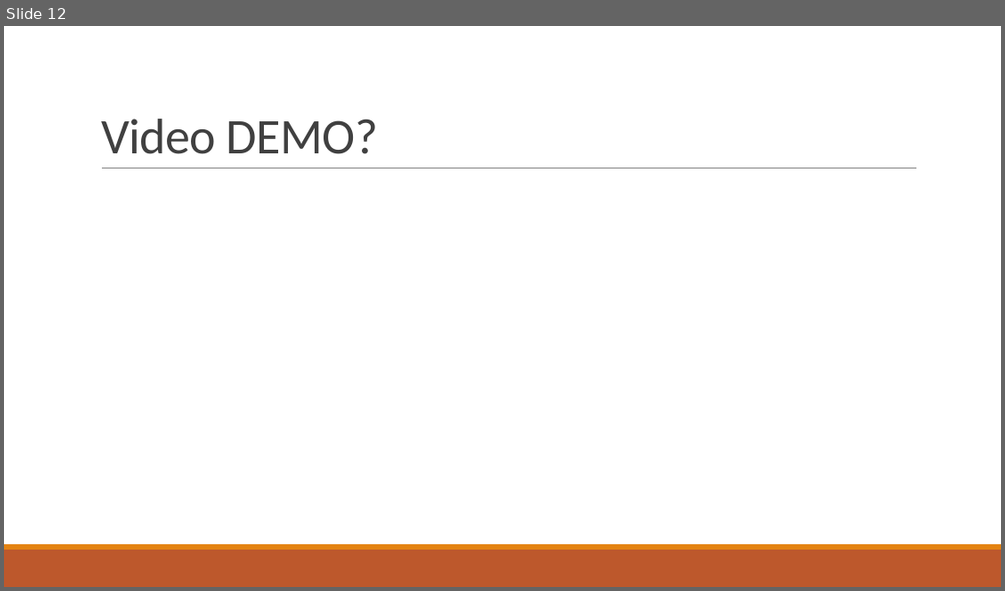
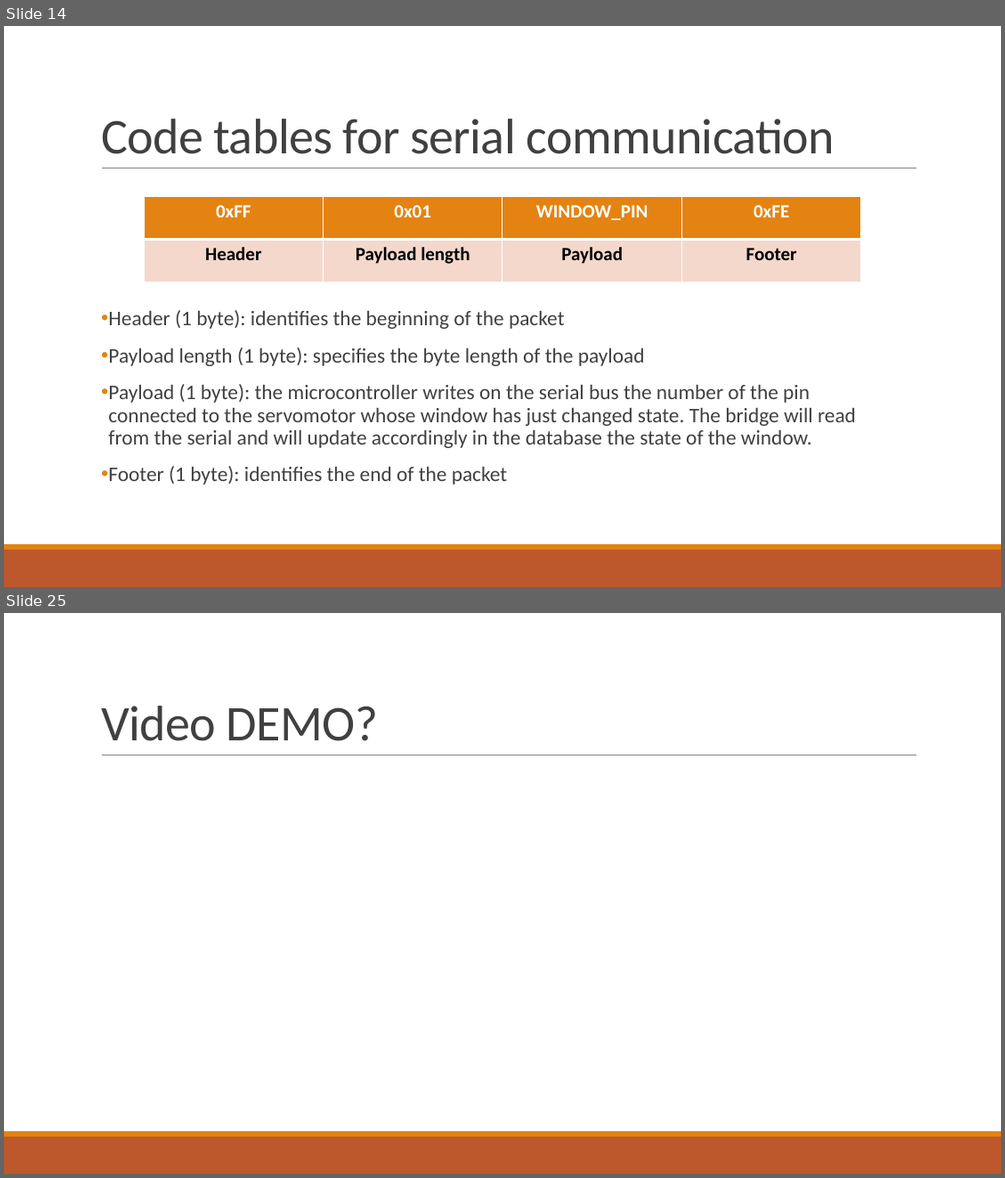
Before and after one commit to francescobaraldi/smart-neighborhood, a slide deck: Smart Neighborhood.pptx. Shown one above the other, each under a label of ours: slide 12 before the commit, slides 14 and 25 after it; the slides between them are not shown. The pictures are 1005x591 and 1005x1178 pixels, drawn with LibreOffice and Linux fonts; fonts in the diff are those of the drawing. Boxes give left, top, right and bottom in pixels: in the first picture for what was removed or moved away, otherwise in the second. Text is boxed around its words. In the diff, an @@ line names an element or a change of style, - is before the commit and + after.

```diff
--- a/Smart Neighborhood.pptx
+++ b/Smart Neighborhood.pptx
@@ slide 14 added at [4,26,1001,587], background #FFFFFF; not listed: 3 template elements that a slide beside it also shows @@
@@ title added at [101,119,835,154], 48 pt, text #404040 @@
+Code tables for serial communication
@@ table added at [144,197,862,281], 2 rows, 4 columns @@
+0xFF | 0x01 | WINDOW_PIN | 0xFE
+Header | Payload length | Payload | Footer
@@ text added at [108,310,856,484], 20 pt, text #404040 @@
+• Header (1 byte): identifies the beginning of the packet
+• Payload length (1 byte): specifies the byte length of the payload
+• Payload (1 byte): the microcontroller writes on the serial bus the number of the pin connected to the servomotor whose window has just changed state. The bridge will read from the serial and will update accordingly in the database the state of the window.
+• Footer (1 byte): identifies the end of the packet
@@ what was slide 12 is now slide 25 @@
```
Also in this commit, not shown: 7 slides changed, 13 other slides added, 1 slide removed.
